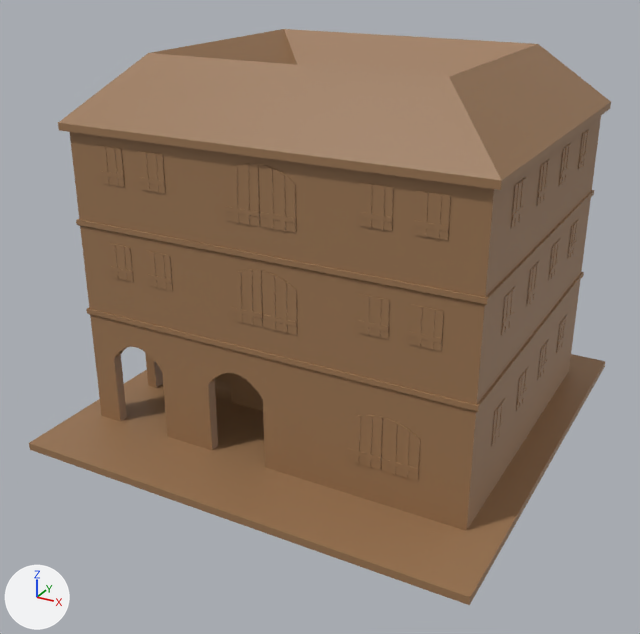
The OBJ model Models/Insula/vertices.obj as it was, and as the next commit left it.
Before and after are seen from a 50 mm lens placed at (5.06, -9.84, 6.2), pointed at (-0.08, -0.49, 1.53). The lights are fixed; the arrows at lower left show +X, +Y and +Z. Where no turn or scale is listed for an object, it has been applied to the vertices. Vertices at the same position are counted once.

Names of what the first picture shows: 'Insula_Insula.003'.
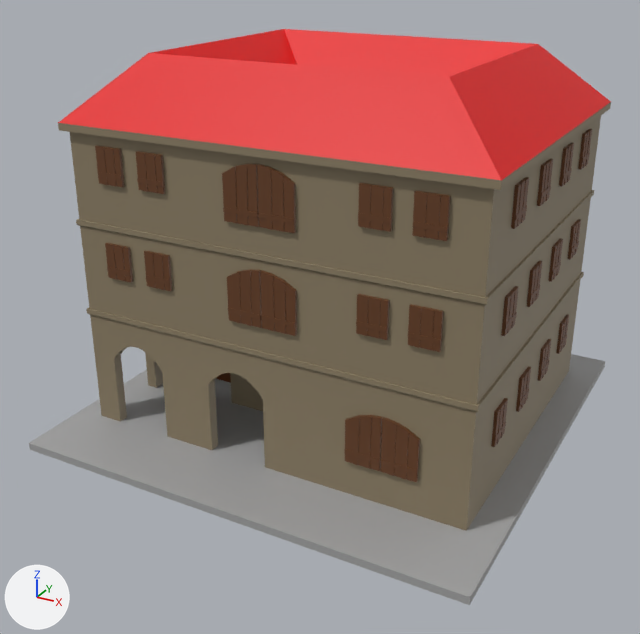
What the commit changed:
In material 'Roof' (mat_roof), texture is no longer img_texture_png.
In material 'Roof' (mat_roof), base_color is now set to (0.8, 0.0, 0.0), red #e70000.
In material 'Floor' (mat_floor), texture is no longer img_texture_png.
In material 'Floor' (mat_floor), base_color is now set to (0.376, 0.376, 0.376), grey #a5a5a5.
Material 'Wood2' (mat_wood2) is new.
Its base color is (0.133, 0.0482, 0.0152) (brown #663e21).
Its roughness is 0.526.
me_insula_insula_003 is used by ob_insula_insula_003; location (0.0, 0.0, 0.0).
me_insula_insula_003 had 3828 vertices, 7080 faces and spanned x -3.0..3.0, y -3.0..3.0, z 0.0..4.86.
me_insula_insula_003 now has 3828 vertices, 7166 faces and spans x -3.0..3.0, y -3.0..3.0, z 0.0..4.86.
me_insula_insula_003 part 1: 2220 vertices removed from x -2.67..2.61, y -2.02..2.41, z 0.56..3.91; 2220 vertices added at x -2.7..2.64, y -2.05..2.44, z 0.56..3.91.
me_insula_insula_003 now uses material mat_wood2 (brown #663e21).

Boxes (x1, y1, x2, y2) around the edits, measured in the pictures (640 x 634 px; the box of a moved part takes in the faces that stretch with it):
'Insula_Insula.003', surface changed, reshaped
    both: (29, 29, 611, 605)
part 1 of me_insula_insula_003, moved or reshaped
    before: (97, 129, 590, 481)
    after: (95, 129, 592, 482)
